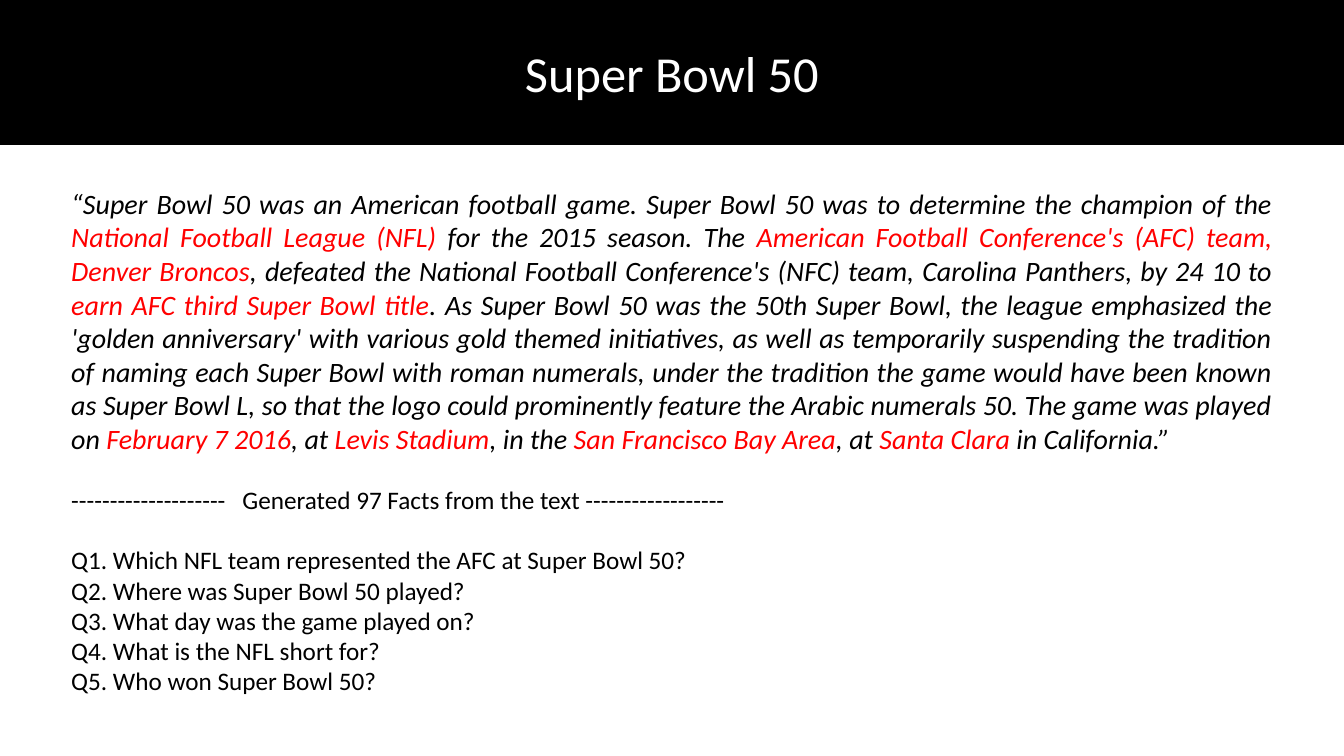
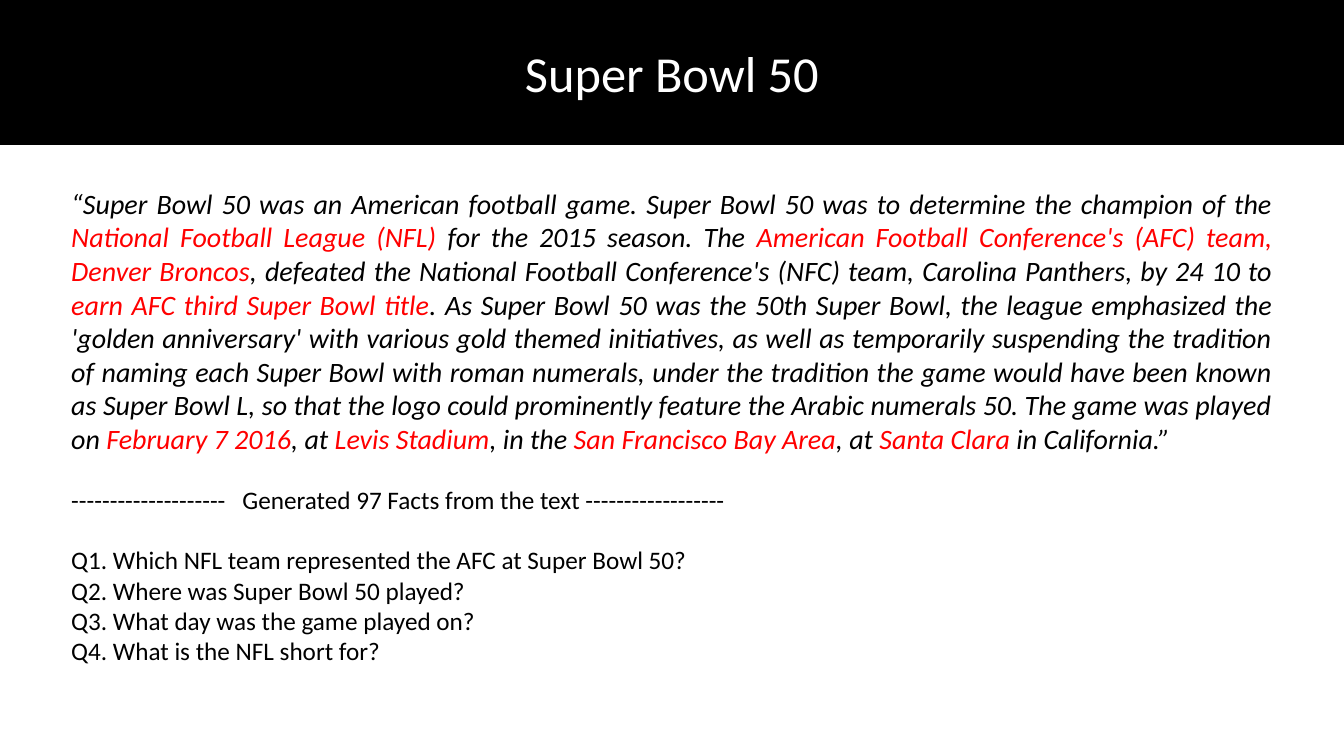
Before and after one commit to DhruvaPendharkar/thesis-project, a slide deck: slide 87 of Notes/ThesisPresentation.pptx. Drawn at 1344x756 pixels with LibreOffice and Linux fonts; fonts in the diff are those of the drawing. Boxes give left, top, right and bottom in pixels: in the first picture for what was removed or moved away, otherwise in the second. Text is boxed around its words. In the diff, an @@ line names an element or a change of style, - is before the commit and + after.

```diff
--- a/Notes/ThesisPresentation.pptx
+++ b/Notes/ThesisPresentation.pptx
@@ text at (71,672,376,694): paragraph removed @@
-Q5. Who won Super Bowl 50?
```
Also in this commit, not shown: 3 other slides changed, 5 slides added, 2 other files.
